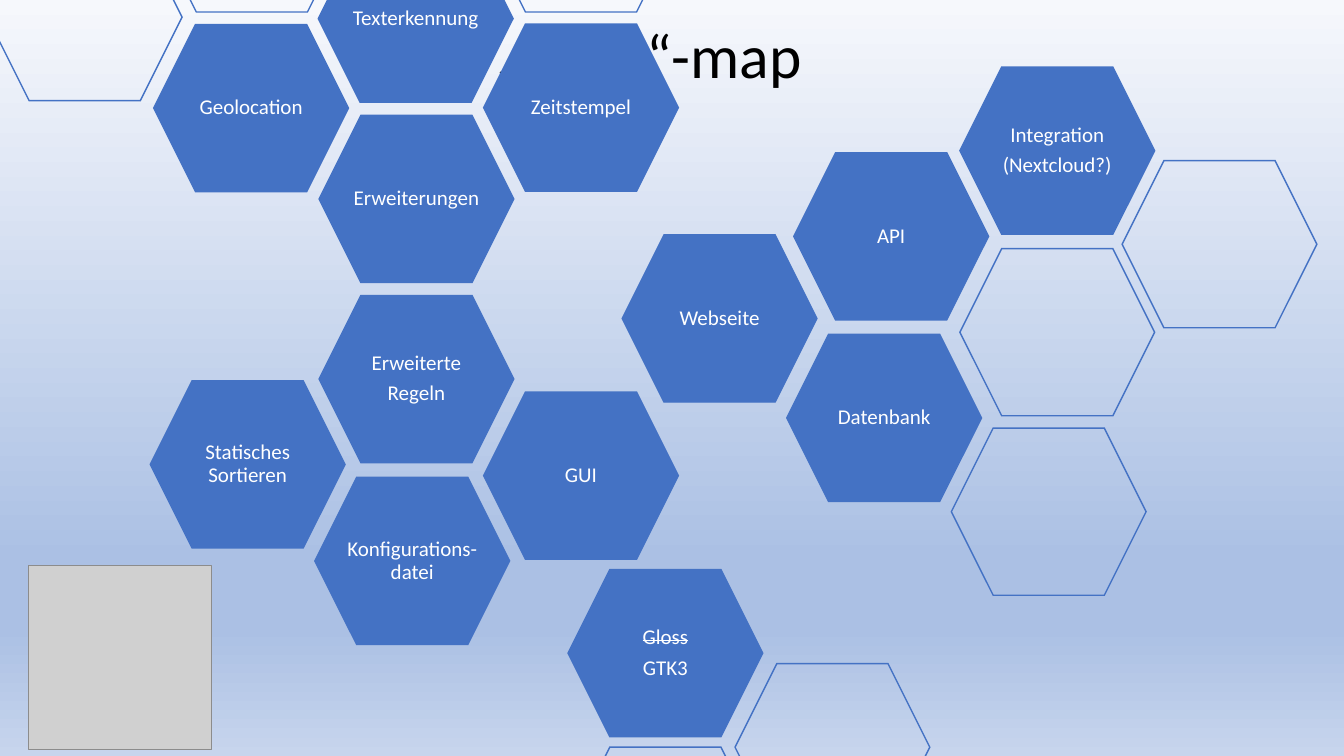
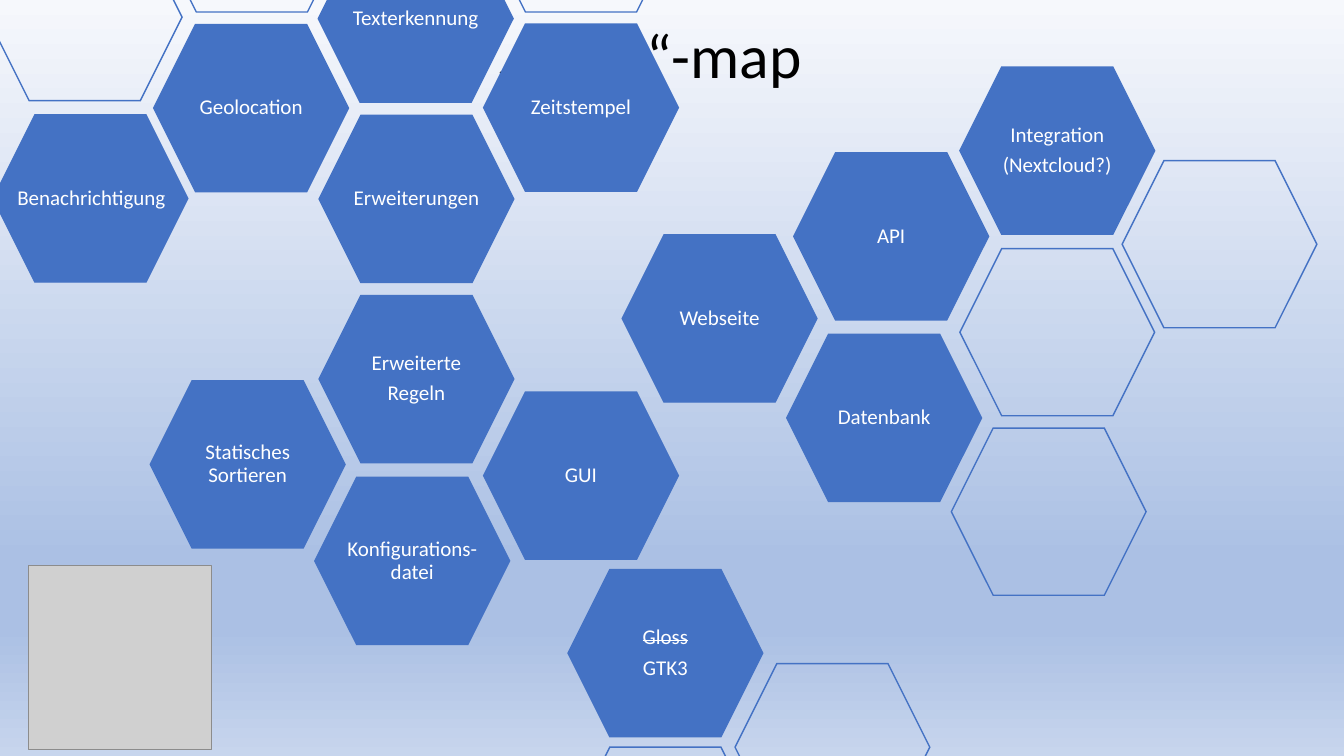
Before and after one commit to newr90/supersort, a slide deck: slide 6 of Praesentation/SuperSort.pptx. Drawn at 1344x756 pixels with LibreOffice and Linux fonts; fonts in the diff are those of the drawing; grey boxes stand for pictures. Boxes give left, top, right and bottom in pixels: in the first picture for what was removed or moved away, otherwise in the second. Text is boxed around its words. In the diff, an @@ line names an element or a change of style, - is before the commit and + after.

```diff
--- a/Praesentation/SuperSort.pptx
+++ b/Praesentation/SuperSort.pptx
@@ hexagon added at (x1=0, y1=115, x2=188, y2=282), fill #4472C4, outline #4472C4 1 pt @@
@@ text added at (x1=17, y1=190, x2=165, y2=209), 15 pt, text #FFFFFF @@
+Benachrichtigung
```
Also in this commit, not shown: 1 other slide changed, 2 slides added.
